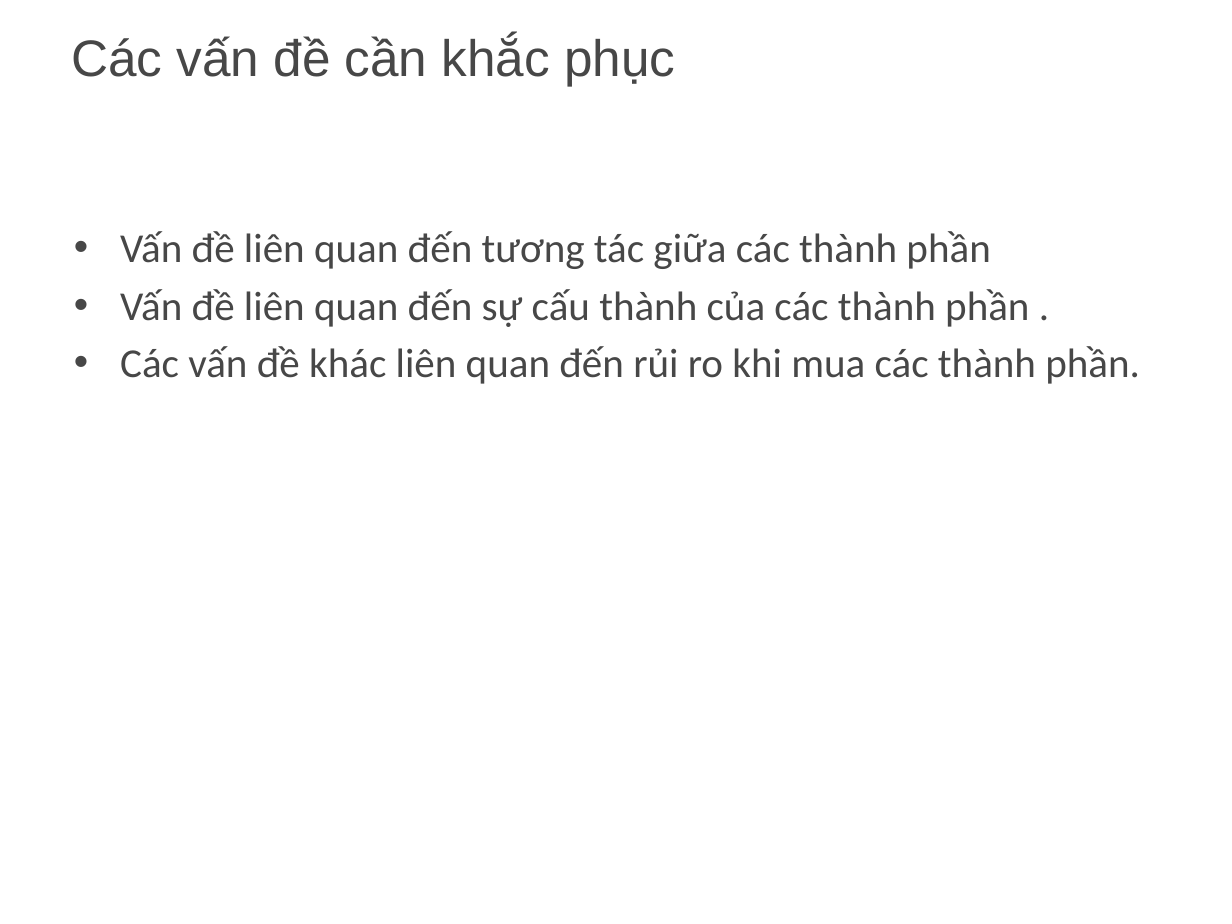
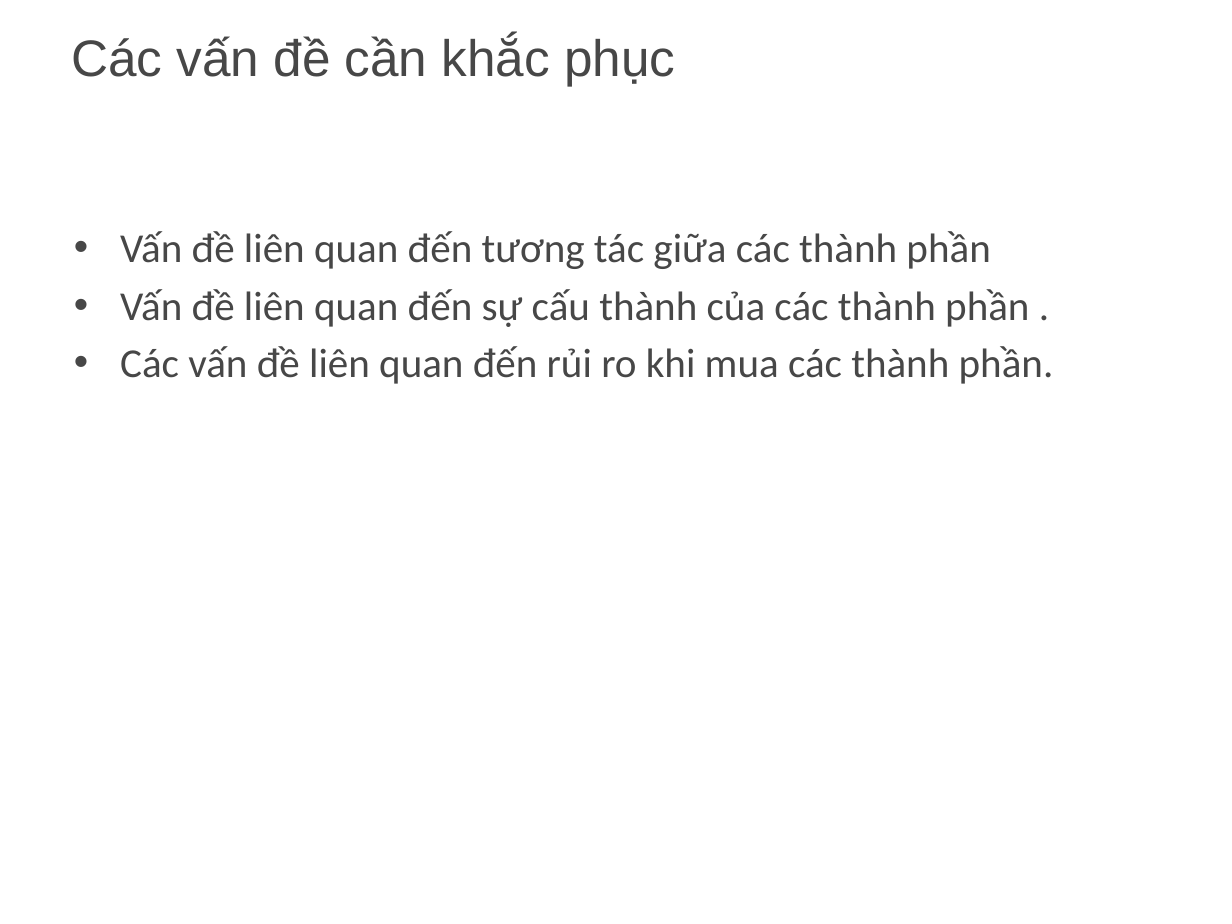
Before and after one commit to truongvanhau911995/PackHangSeo, a slide deck: slide 8 of NhomNho_6.pptx. Drawn at 1232x924 pixels with LibreOffice and Linux fonts; fonts in the diff are those of the drawing; background and template pictures are left out. Boxes give left, top, right and bottom in pixels: in the first picture for what was removed or moved away, otherwise in the second. Text is boxed around its words. In the diff, an @@ line names an element or a change of style, - is before the commit and + after.

```diff
--- a/NhomNho_6.pptx
+++ b/NhomNho_6.pptx
@@ text at <box>120,346,1054,384</box>: text changed @@
-• Các vấn đề khác liên quan đến rủi ro khi mua các thành phần.
+• Các vấn đề liên quan đến rủi ro khi mua các thành phần.
```
Also in this commit, not shown: 1 other slide changed, 2 other files.
